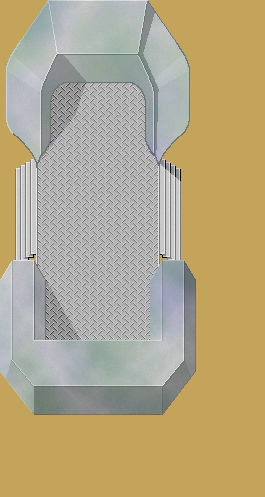
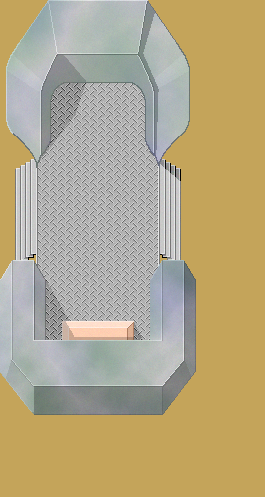
Comparing the layer stacks of the two w=265, h=497 images. Changes:
added layer "Layer 16" (multiply, 20%) above "Layer 15" over [62,321,140,340]
added layer "Layer 15" above "Rectangle 2" over [62,321,134,340]
added layer "Layer 18" (color burn, 50%) above "Front copy" over [134,323,143,340]
